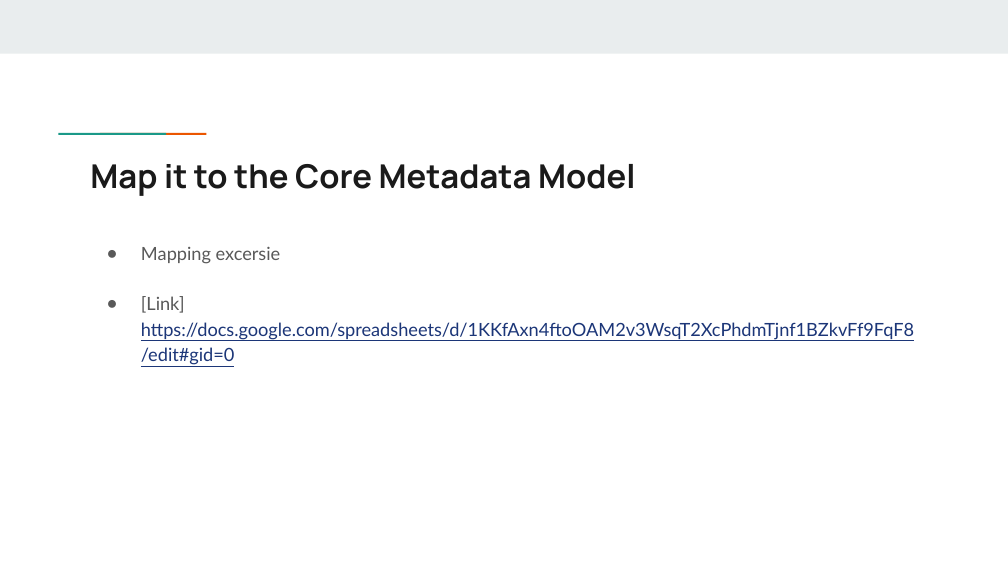
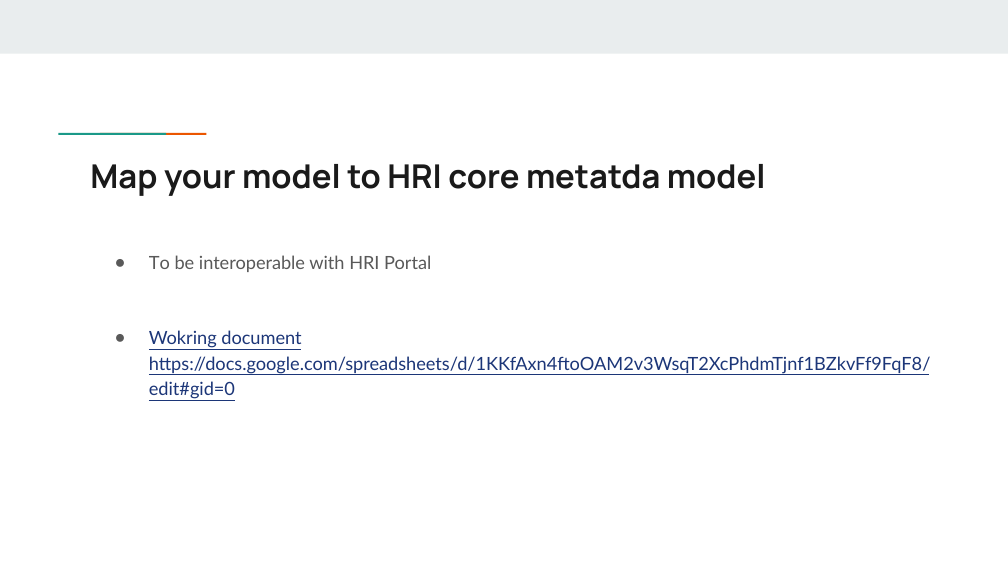
Before and after one commit to Health-RI/health-ri-metadata, a slide deck: slide 18 of Presentations/HRI_Metadata_Schema_ImagingGroup_KickOff (1).pptx (slide 17 before the commit). Drawn at 1008x567 pixels with LibreOffice and Linux fonts; fonts in the diff are those of the drawing. Boxes give left, top, right and bottom in pixels: in the first picture for what was removed or moved away, otherwise in the second. Text is boxed around its words. In the diff, an @@ line names an element or a change of style, - is before the commit and + after.

```diff
--- a/Presentations/HRI_Metadata_Schema_ImagingGroup_KickOff (1).pptx
+++ b/Presentations/HRI_Metadata_Schema_ImagingGroup_KickOff (1).pptx
@@ title at bbox=[90, 164, 766, 196]: text changed @@
-Map it to the Core Metadata Model
+Map your model to HRI core metatda model
@@ text at bbox=[149, 255, 931, 399]: text changed @@
-● Mapping excersie
-● [Link] https://docs.google.com/spreadsheets/d/1KKfAxn4ftoOAM2v3WsqT2XcPhdmTjnf1BZkvFf9FqF8/edit#gid=0
+● To be interoperable with HRI Portal
+● Wokring document https://docs.google.com/spreadsheets/d/1KKfAxn4ftoOAM2v3WsqT2XcPhdmTjnf1BZkvFf9FqF8/edit#gid=0
```
Also in this commit, not shown: 6 other slides changed.
